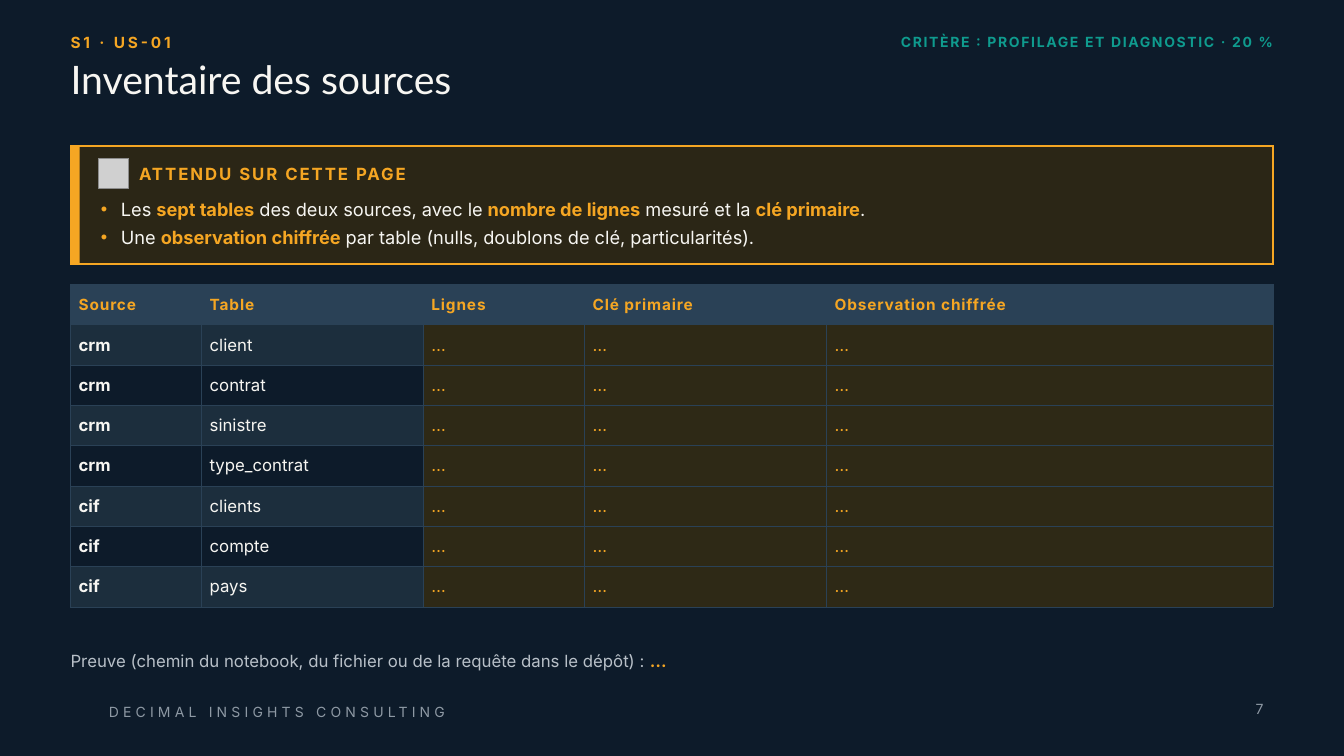
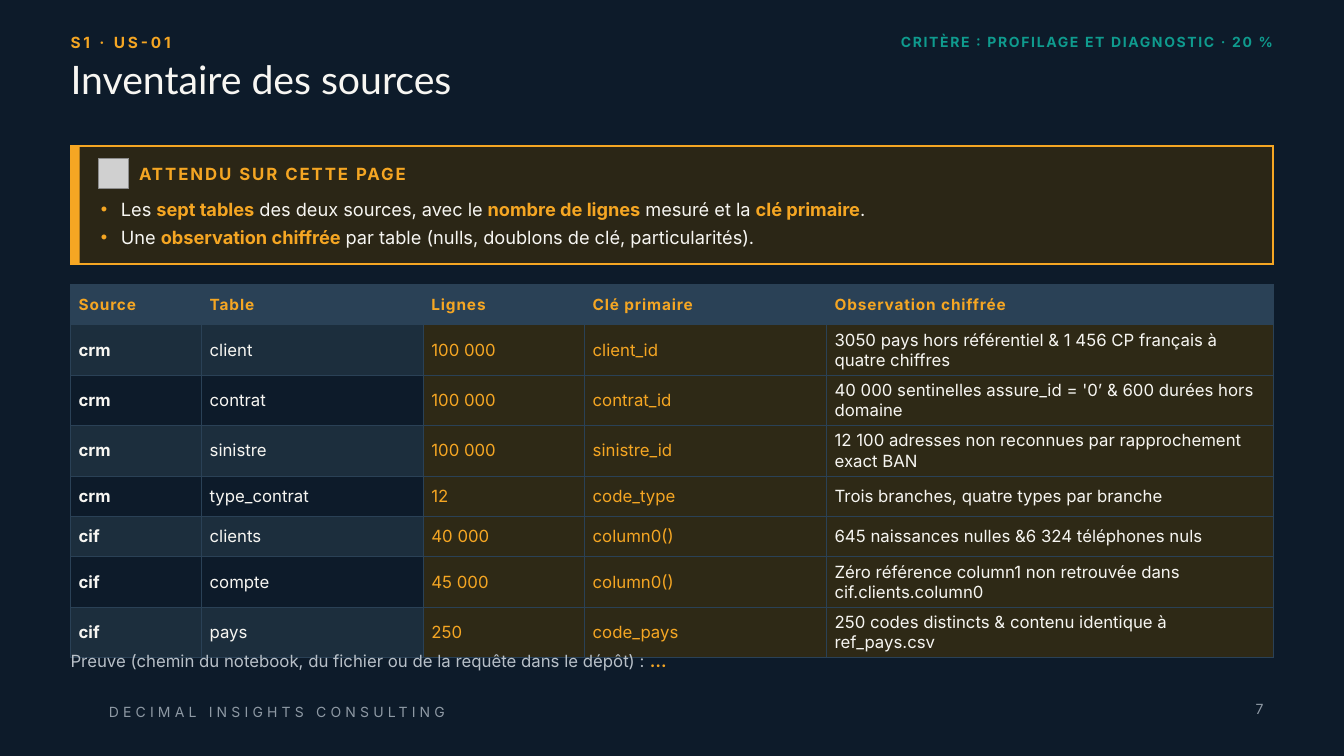
Before and after one commit to ruthabebeneg/td-qualite-g02, a slide deck: slide 7 of livrables/Livrable_Groupe_TD_AssurConnect.pptx. Drawn at 1344x756 pixels with LibreOffice and Linux fonts; fonts in the diff are those of the drawing; grey boxes stand for pictures; background and template pictures are left out. Boxes give left, top, right and bottom in pixels: in the first picture for what was removed or moved away, otherwise in the second. Text is boxed around its words. In the diff, an @@ line names an element or a change of style, - is before the commit and + after.

```diff
--- a/livrables/Livrable_Groupe_TD_AssurConnect.pptx
+++ b/livrables/Livrable_Groupe_TD_AssurConnect.pptx
@@ table at (71, 284, 1273, 656) @@
-row 2: crm | client | … | … | …
+row 2: crm | client | 100 000 | client_id | 3050 pays hors référentiel & 1 456 CP français à quatre chiffres
-row 3: crm | contrat | … | … | …
+row 3: crm | contrat | 100 000 | contrat_id | 40 000 sentinelles assure_id = '0’ & 600 durées hors domaine
-row 4: crm | sinistre | … | … | …
+row 4: crm | sinistre | 100 000 | sinistre_id | 12 100 adresses non reconnues par rapprochement exact BAN
-row 5: crm | type_contrat | … | … | …
+row 5: crm | type_contrat | 12 | code_type | Trois branches, quatre types par branche
-row 6: cif | clients | … | … | …
+row 6: cif | clients | 40 000 | column0() | 645 naissances nulles &6 324 téléphones nuls
-row 7: cif | compte | … | … | …
+row 7: cif | compte | 45 000 | column0() | Zéro référence column1 non retrouvée dans cif.clients.column0
-row 8: cif | pays | … | … | …
+row 8: cif | pays | 250 | code_pays | 250 codes distincts & contenu identique à ref_pays.csv
```
Also in this commit, not shown: 7 other slides changed.
